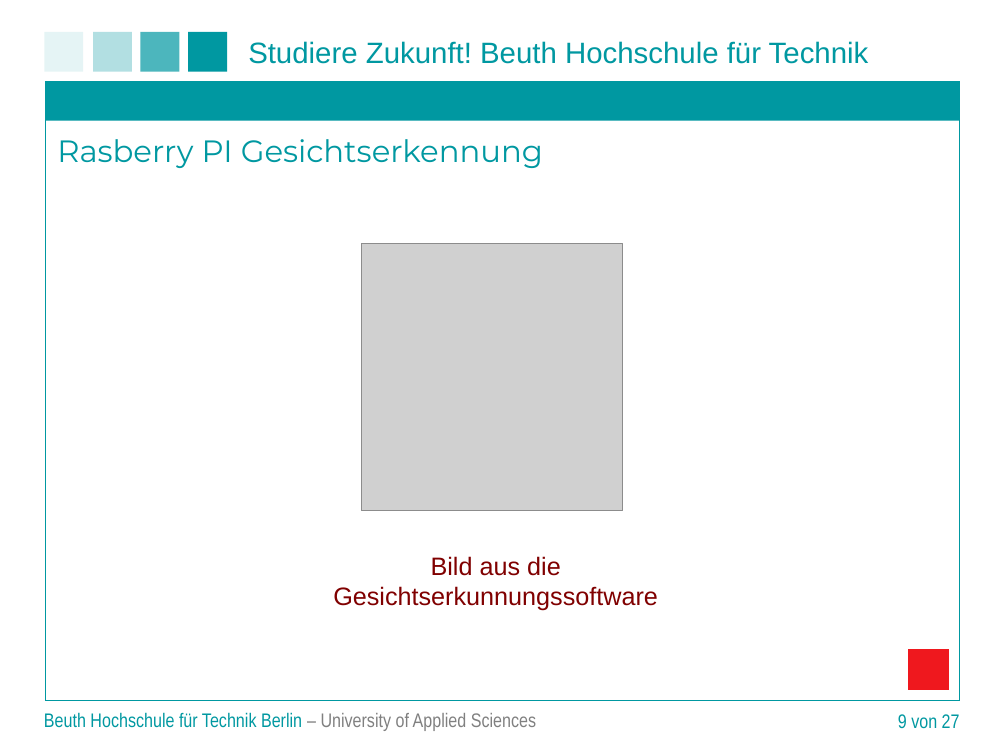
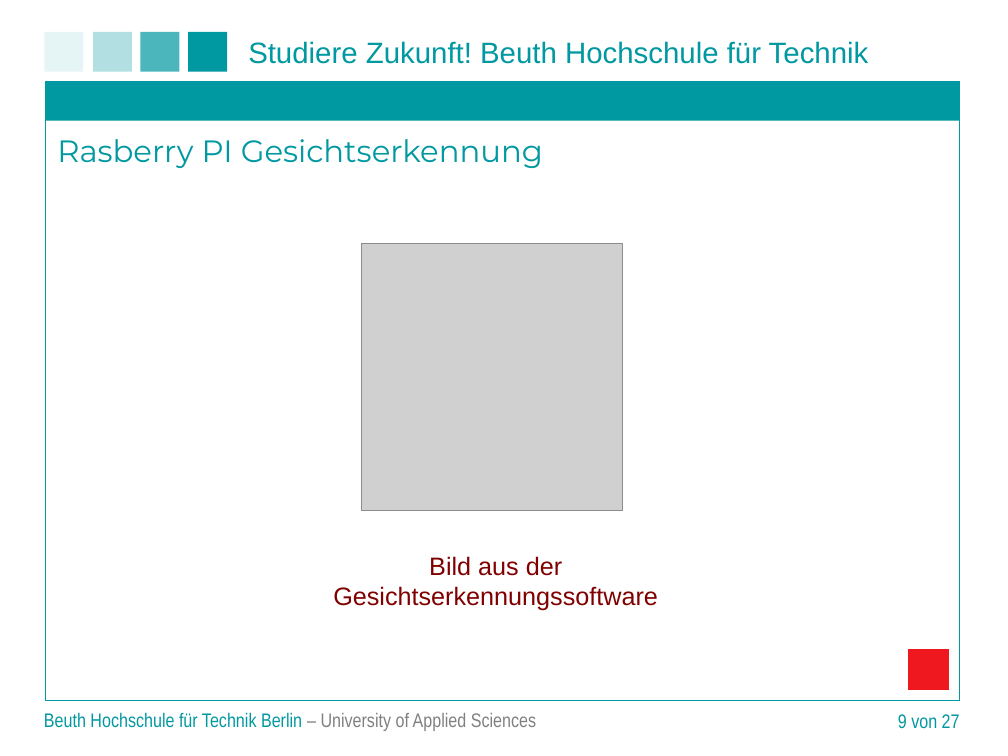
Before and after one commit to matt-han/TuerSpion, a slide deck: slide 9 of Projektpraesentation.ppt. Drawn at 1008x756 pixels with LibreOffice and Linux fonts; fonts in the diff are those of the drawing; grey boxes stand for pictures; background and template pictures are left out. Boxes give left, top, right and bottom in pixels: in the first picture for what was removed or moved away, otherwise in the second. Text is boxed around its words. In the diff, an @@ line names an element or a change of style, - is before the commit and + after.

```diff
--- a/Projektpraesentation.ppt
+++ b/Projektpraesentation.ppt
@@ text at (333,556,658,611): text changed @@
-Bild aus die
-Gesichtserkunnungssoftware
+Bild aus der
+Gesichtserkennungssoftware
```
Also in this commit, not shown: 5 other slides changed.
